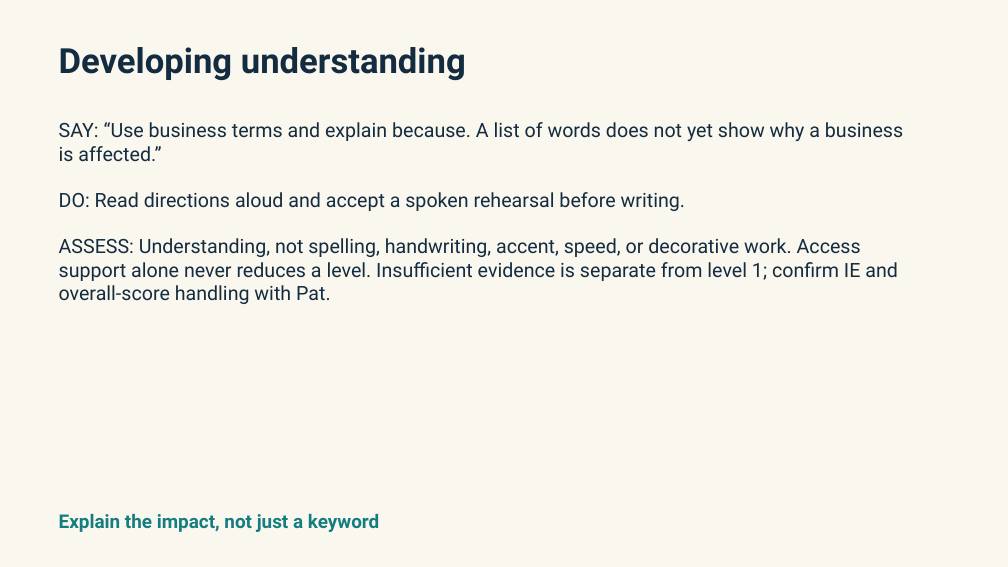
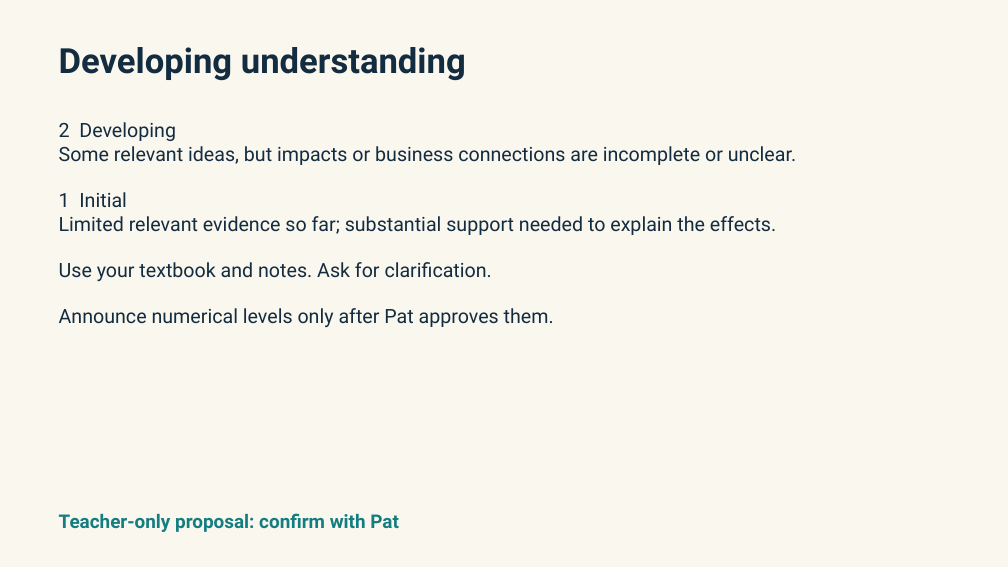
Before and after one commit to pzg8794/teaching-placement, a slide deck: slide 4 of second-placement/planning/chapter-2-marketing-plan/2026-10-14-PEST-Piter-Run-Guide-v1.pptx. Drawn at 1008x567 pixels with LibreOffice and Linux fonts; fonts in the diff are those of the drawing. Boxes give left, top, right and bottom in pixels: in the first picture for what was removed or moved away, otherwise in the second. Text is boxed around its words. In the diff, an @@ line names an element or a change of style, - is before the commit and + after.

```diff
--- a/second-placement/planning/chapter-2-marketing-plan/2026-10-14-PEST-Piter-Run-Guide-v1.pptx
+++ b/second-placement/planning/chapter-2-marketing-plan/2026-10-14-PEST-Piter-Run-Guide-v1.pptx
@@ text at [59,122,796,327]: text changed @@
-SAY: “Use business terms and explain because. A list of words does not yet show why a business is affected.”
-DO: Read directions aloud and accept a spoken rehearsal before writing.
-ASSESS: Understanding, not spelling, handwriting, accent, speed, or decorative work. Access support alone never reduces a level. Insufficient evidence is separate from level 1; confirm IE and overall-score handling with Pat.
+2 Developing
+Some relevant ideas, but impacts or business connections are incomplete or unclear.
+1 Initial
+Limited relevant evidence so far; substantial support needed to explain the effects.
+Use your textbook and notes. Ask for clarification.
+Announce numerical levels only after Pat approves them.
@@ text at [59,513,399,532]: text changed @@
-Explain the impact, not just a keyword
+Teacher-only proposal: confirm with Pat
```
Also in this commit, not shown: 1 other slide changed, 5 other files.
